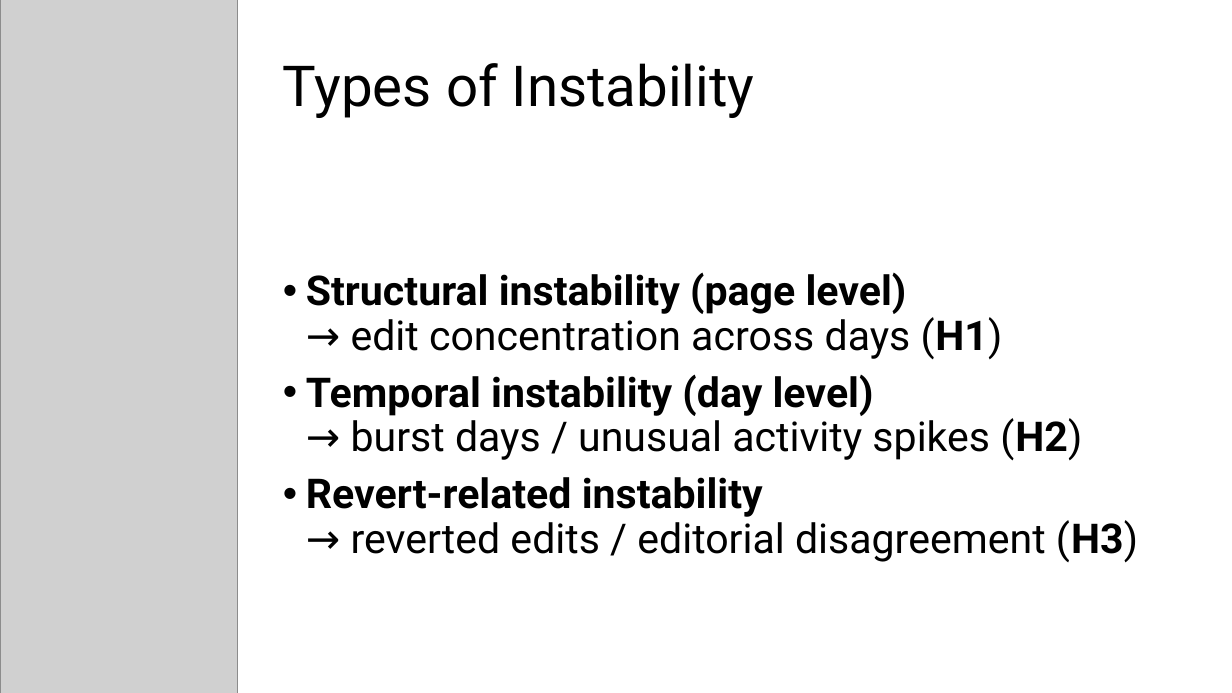
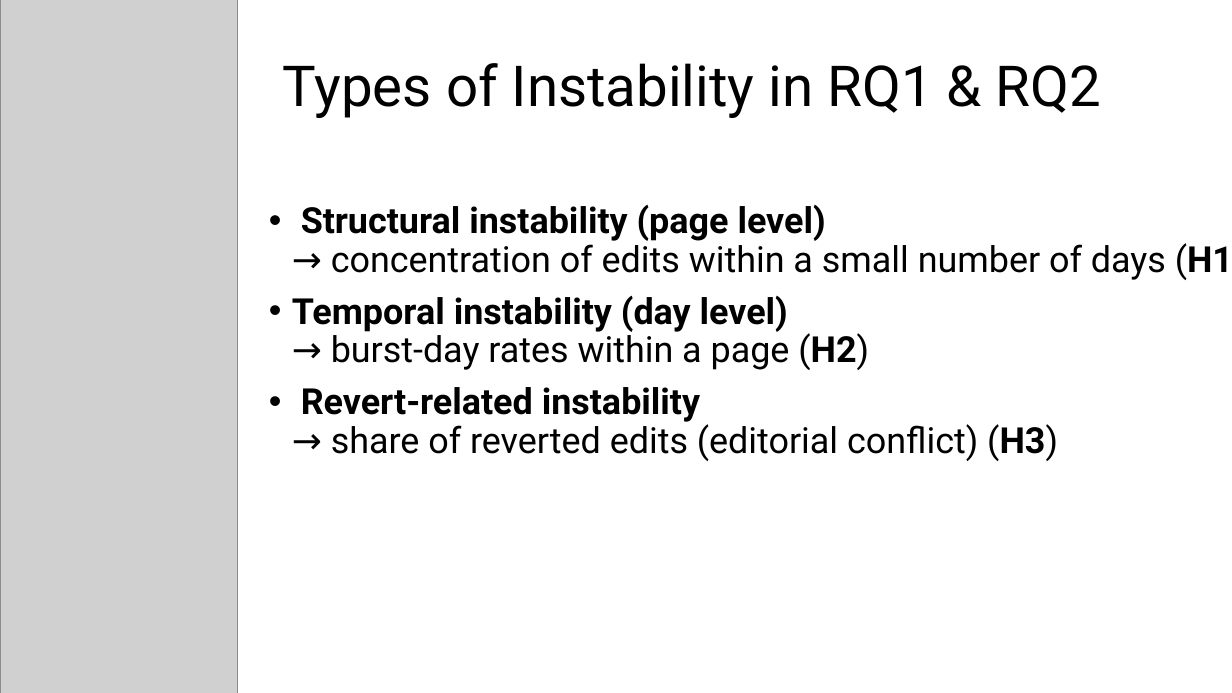
Before and after one commit to anjuyamada/wiki-assignment, a slide deck: slide 9 of Presentation Slide.pptx. Drawn at 1232x693 pixels with LibreOffice and Linux fonts; fonts in the diff are those of the drawing; grey boxes stand for pictures. Boxes give left, top, right and bottom in pixels: in the first picture for what was removed or moved away, otherwise in the second. Text is boxed around its words. In the diff, an @@ line names an element or a change of style, - is before the commit and + after.

```diff
--- a/Presentation Slide.pptx
+++ b/Presentation Slide.pptx
@@ title at [283, 63, 1101, 118]: text changed @@
-Types of Instability
+Types of Instability in RQ1 & RQ2
@@ text at [292, 205, 1232, 461]: text changed; size 32 to 28 pt @@
-• Structural instability (page level)
-  → edit concentration across days (H1)
-• Temporal instability (day level)
-  → burst days / unusual activity spikes (H2)
-• Revert-related instability
-  → reverted edits / editorial disagreement (H3)
+• Structural instability (page level)
+  → concentration of edits within a small number of days (H1)
+• Temporal instability (day level)
+  → burst-day rates within a page (H2)
+• Revert-related instability
+  → share of reverted edits (editorial conflict) (H3)
```
Also in this commit, not shown: 10 other slides changed, 1 slide added, 2 slides removed, 5 other files.
